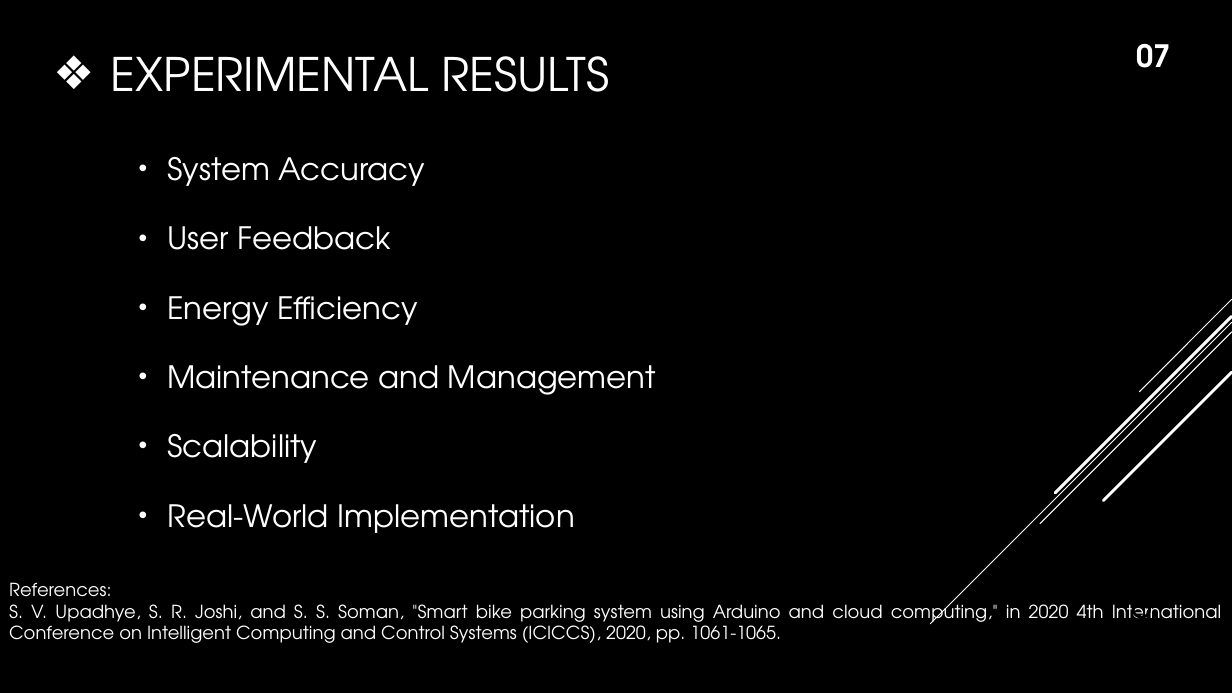
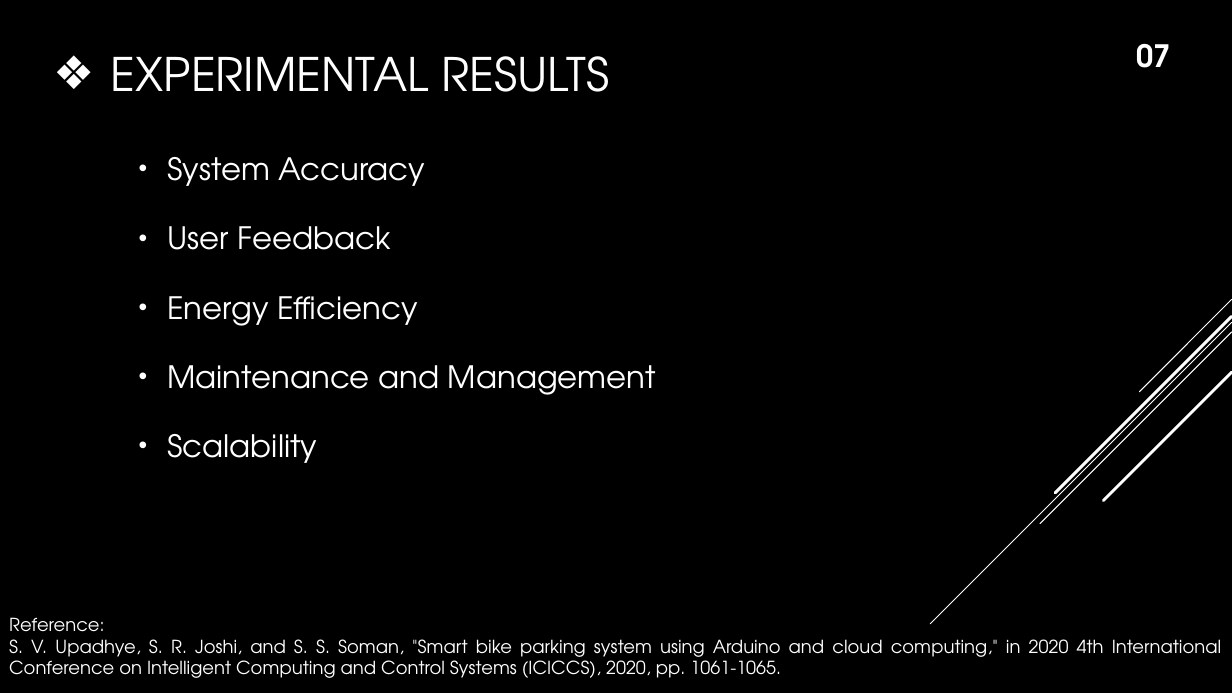
Before and after one commit to istyaque-ahammed/Technical-Writing-and-Presentation, a slide deck: slide 8 of Technical_Presentation.pptx. Drawn at 1232x693 pixels with LibreOffice and Linux fonts; fonts in the diff are those of the drawing. Boxes give left, top, right and bottom in pixels: in the first picture for what was removed or moved away, otherwise in the second. Text is boxed around its words. In the diff, an @@ line names an element or a change of style, - is before the commit and + after.

```diff
--- a/Technical_Presentation.pptx
+++ b/Technical_Presentation.pptx
@@ text at bbox=[167, 504, 574, 533]: paragraph removed @@
-• Real-World Implementation
@@ text "Reference:": place and size @@
-text "Reference:" at bbox=[9, 582, 1221, 643]
+text "Reference:" at bbox=[9, 617, 1221, 678]
@@ text at bbox=[9, 617, 104, 640]: text changed @@
-References:
+Reference:
@@ page number removed at bbox=[1131, 608, 1154, 618] @@
-8
```
Also in this commit, not shown: 7 other slides changed.
